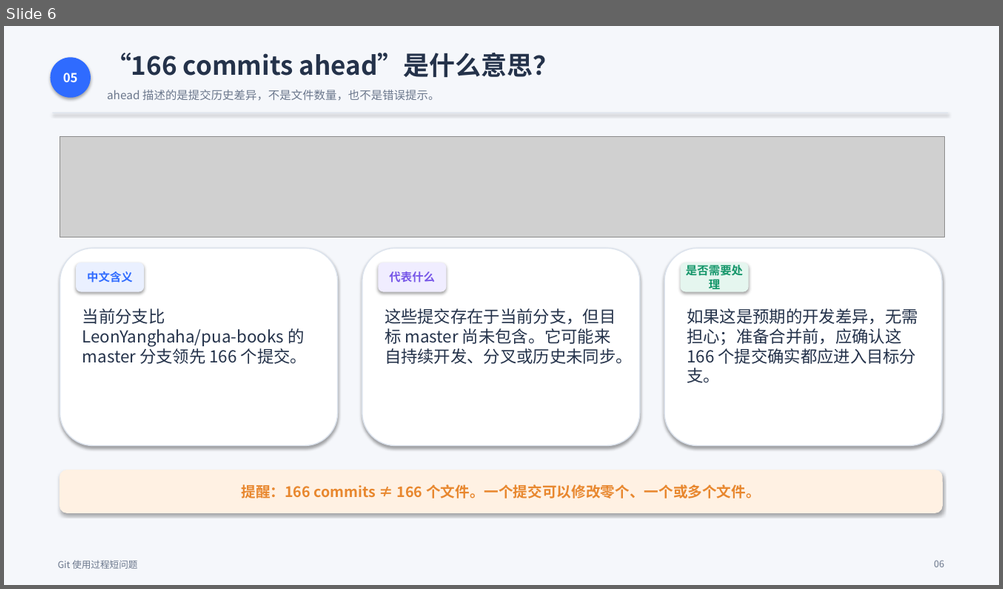
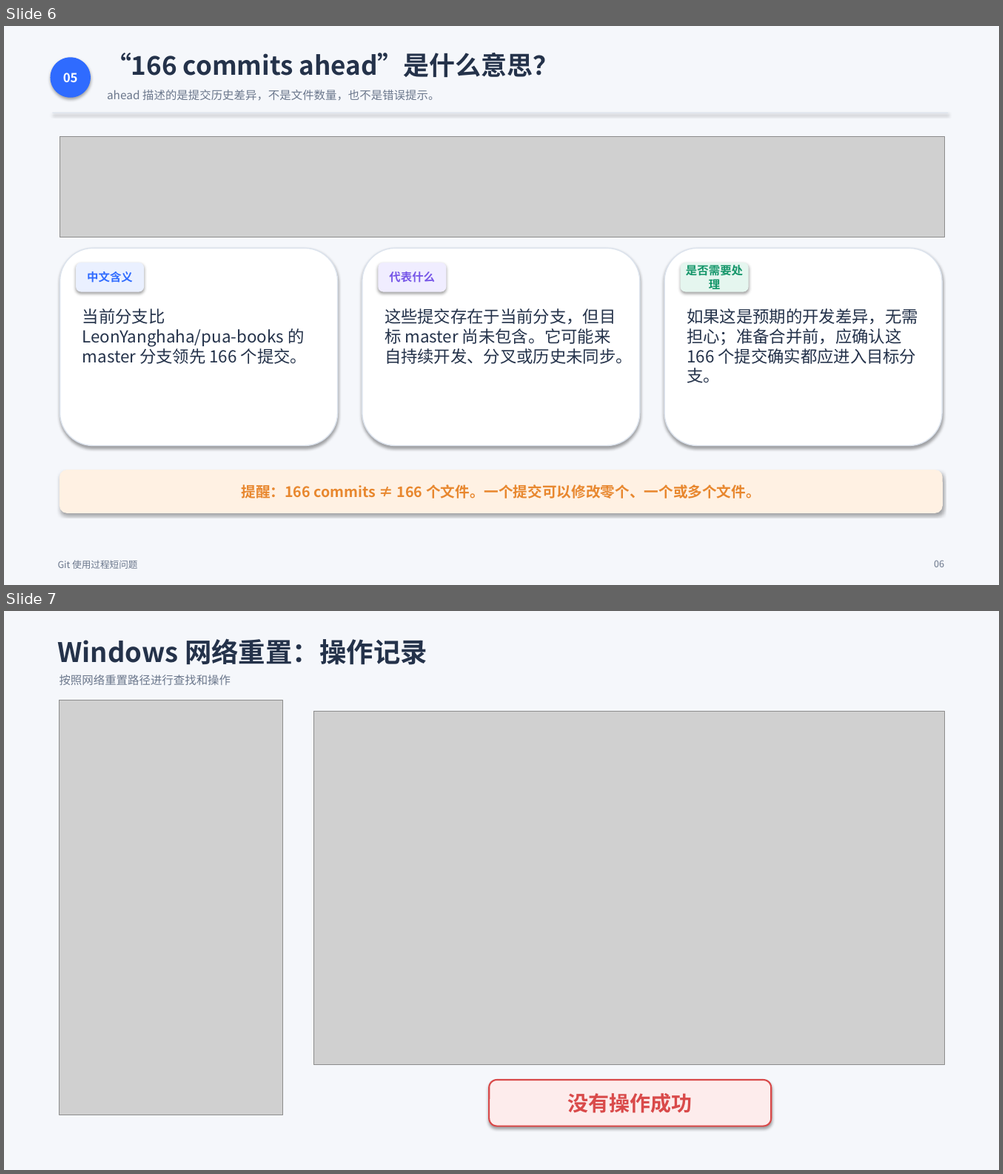
Before and after one commit to 36613453226Wallen/R-Calendar, a slide deck: Files/PPT-Producer/Git使用过程短问题.pptx. Shown one above the other, each under a label of ours: slide 6 before the commit, slides 6 and 7 after it. The pictures are 1003x589 and 1003x1174 pixels, drawn with LibreOffice and Linux fonts; fonts in the diff are those of the drawing; grey boxes stand for pictures. Boxes give left, top, right and bottom in pixels: in the first picture for what was removed or moved away, otherwise in the second. Text is boxed around its words. In the diff, an @@ line names an element or a change of style, - is before the commit and + after.

```diff
--- a/Files/PPT-Producer/Git使用过程短问题.pptx
+++ b/Files/PPT-Producer/Git使用过程短问题.pptx
@@ slide 7 added at (4, 611, 999, 1170), background #F5F7FB @@
@@ text added at (58, 638, 427, 665), 26 pt, text #24324A, bold @@
+Windows 网络重置：操作记录
@@ text added at (60, 675, 230, 685), 11 pt, text #6B778C @@
+按照网络重置路径进行查找和操作
@@ picture added at (60, 701, 283, 1116) @@
@@ picture added at (313, 711, 944, 1065) @@
@@ rounded rectangle added at (489, 1080, 771, 1127), fill #FDECEC, outline #D94A4A 1.5 pt @@
@@ text added at (568, 1093, 692, 1113), 20 pt, text #D94A4A, bold @@
+没有操作成功
```
Also in this commit, not shown: 1 other file.
